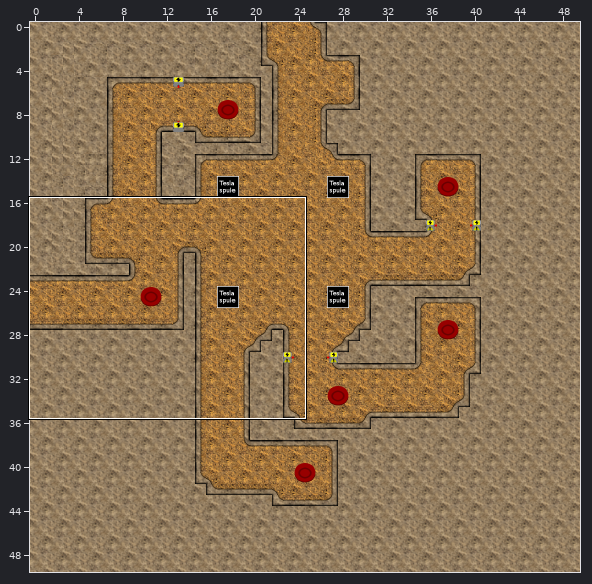
Tiled map, stored at assets/test.tmx. Above: a wide view before the commit, with the close-up outlined.
Close-up. First the earlier version:
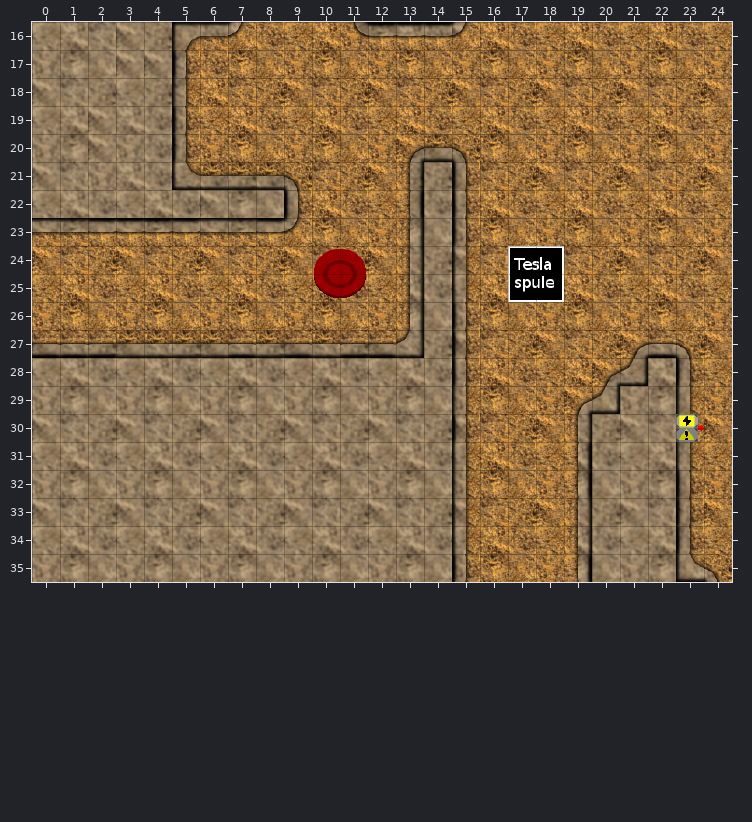
Cells are 32x32 px. Shown: x 0..24, y 16..35. The commit also changed other parts of the map, which this record leaves out.
The same view after the edit:
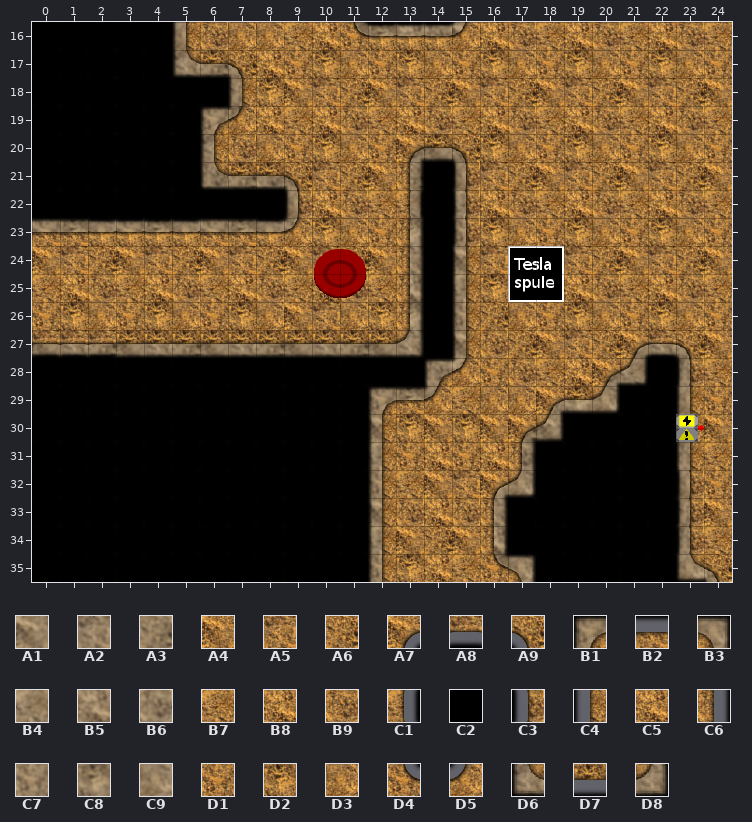
Key: from "tilemap": A1 129, A2 130, A3 131, A4 132, A5 133, A6 134, A7 135, A8 136, A9 137, B1 138, B2 139, B3 140, B4 161, B5 162, B6 163, B7 164, B8 165, B9 166, C1 167, C2 168, C3 169, C4 170, C5 171, C6 172, C7 193, C8 194, C9 195, D1 196, D2 197, D3 198, D4 199, D5 201, D6 202, D7 203, D8 204.
__ is an empty cell, .. an unchanged one.
See-through tiles are keyed as they look on the map.
Difference:
--- layer "ground-deco"
@@ x 0..22 @@
-16 __ __ __ __ __ B1 B2 D5 B9 .. .. .. .. .. .. .. .. .. .. .. .. .. ..
-17 __ __ __ __ __ C3 B9 D2 D3 .. .. .. .. .. .. .. .. .. .. .. .. .. ..
-18 __ __ __ __ __ C4 C5 A5 A6 .. .. .. .. .. .. .. .. .. .. .. .. .. ..
-19 __ __ __ __ __ C3 B7 B8 B9 .. .. .. .. .. .. .. .. .. .. .. .. .. ..
-20 __ __ __ __ __ C3 D1 D2 .. .. .. .. .. .. .. .. .. .. .. .. .. .. ..
-21 __ __ __ __ __ D6 D7 .. .. .. .. .. .. .. A3 .. .. .. .. .. .. .. ..
-22 __ __ __ __ __ __ __ __ __ .. .. .. .. .. B6 .. .. .. .. .. .. .. ..
-23 .. .. .. .. .. .. .. .. .. .. .. .. .. .. C9 .. .. .. .. .. .. .. ..
-24 .. .. .. .. .. .. .. .. .. .. .. .. .. .. A3 .. .. .. .. .. .. .. ..
-25 .. .. .. .. .. .. .. .. .. .. .. .. .. .. B6 .. B8 .. .. .. .. .. ..
-26 .. .. .. .. .. .. .. .. .. D1 D2 .. D1 .. C9 C3 D2 .. .. .. .. .. ..
-27 .. .. .. .. .. .. .. A8 .. A8 .. A8 A8 .. A3 C3 A5 .. .. .. .. .. ..
-28 B4 B5 B6 B4 B5 B6 B4 B5 B6 B4 B5 B6 B4 B5 B6 C3 B8 .. .. .. .. .. B5
-29 C7 C8 C9 C7 C8 C9 C7 C8 C9 C7 C8 C9 C7 C8 C9 C4 D2 .. D1 A7 .. C7 C8
-30 A1 A2 A3 A1 A2 A3 A1 A2 A3 A1 A2 A3 A1 A2 A3 C3 A5 A6 A4 C6 A3 A1 A2
-31 B4 B5 B6 B4 B5 B6 B4 B5 B6 B4 B5 B6 B4 B5 B6 C4 .. B9 B7 C1 B6 B4 B5
-32 C7 C8 C9 C7 C8 C9 C7 C8 C9 C7 C8 C9 C7 C8 C9 C4 D2 D3 D1 C1 C9 C7 C8
-33 A1 A2 A3 A1 A2 A3 A1 A2 A3 A1 A2 A3 A1 A2 A3 C4 A5 A6 A4 C6 A3 A1 A2
-34 B4 B5 B6 B4 B5 B6 B4 B5 B6 B4 B5 B6 B4 B5 B6 C4 B8 B9 B7 C6 B6 B4 B5
-35 C7 C8 C9 C7 C8 C9 C7 C8 C9 C7 C8 C9 C7 C8 C9 C3 D2 D3 D1 C1 C9 C7 C8
+16 C2 C2 C2 C2 C2 C4 B9 D3 D3 .. .. .. .. .. .. .. .. .. .. .. .. .. ..
+17 C2 C2 C2 C2 C2 D6 D7 A9 B8 .. .. .. .. .. .. .. .. .. .. .. .. .. ..
+18 C2 C2 C2 C2 C2 C2 C2 C4 D2 .. .. .. .. .. .. .. .. .. .. .. .. .. ..
+19 C2 C2 C2 C2 C2 C2 B1 D5 C5 .. .. .. .. .. .. .. .. .. .. .. .. .. ..
+20 C2 C2 C2 C2 C2 C2 C4 B9 .. .. .. .. .. .. .. .. .. .. .. .. .. .. ..
+21 C2 C2 C2 C2 C2 C2 D6 .. .. .. .. .. .. .. C2 .. .. .. .. .. .. .. ..
+22 C2 C2 C2 C2 C2 C2 C2 C2 C2 .. .. .. .. .. C2 .. .. .. .. .. .. .. ..
+23 .. .. .. .. .. .. .. .. .. .. .. .. .. .. C2 .. .. .. .. .. .. .. ..
+24 .. .. .. .. .. .. .. .. .. .. .. .. .. .. C2 .. .. .. .. .. .. .. ..
+25 .. .. .. .. .. .. .. .. .. .. .. .. .. .. C2 .. D2 .. .. .. .. .. ..
+26 .. .. .. .. .. .. .. .. .. A4 A5 .. D2 .. C2 C4 A6 .. .. .. .. .. ..
+27 .. .. .. .. .. .. .. D7 .. D7 .. D7 D7 .. C2 C4 B9 .. .. .. .. .. ..
+28 C2 C2 C2 C2 C2 C2 C2 C2 C2 C2 C2 C2 C2 C2 B1 D5 D1 .. .. .. .. .. C2
+29 C2 C2 C2 C2 C2 C2 C2 C2 C2 C2 C2 C2 B1 B2 D5 B7 D3 .. A7 D7 .. C2 C2
+30 C2 C2 C2 C2 C2 C2 C2 C2 C2 C2 C2 C2 C4 D2 A4 D2 A4 A7 D8 C2 C2 C2 C2
+31 C2 C2 C2 C2 C2 C2 C2 C2 C2 C2 C2 C2 C4 D1 C5 D1 .. C6 C2 C2 C2 C2 C2
+32 C2 C2 C2 C2 C2 C2 C2 C2 C2 C2 C2 C2 C4 B7 A4 A5 A7 D8 C2 C2 C2 C2 C2
+33 C2 C2 C2 C2 C2 C2 C2 C2 C2 C2 C2 C2 C4 B9 C5 B9 C6 C2 C2 C2 C2 C2 C2
+34 C2 C2 C2 C2 C2 C2 C2 C2 C2 C2 C2 C2 C4 A4 A6 A4 C6 C2 C2 C2 C2 C2 C2
+35 C2 C2 C2 C2 C2 C2 C2 C2 C2 C2 C2 C2 C4 D2 C5 B7 D4 B3 C2 C2 C2 C2 C2
Pixel boxes of the changes (left, top, right, bottom) in both close-ups:
changed: (32, 22, 676, 582)
